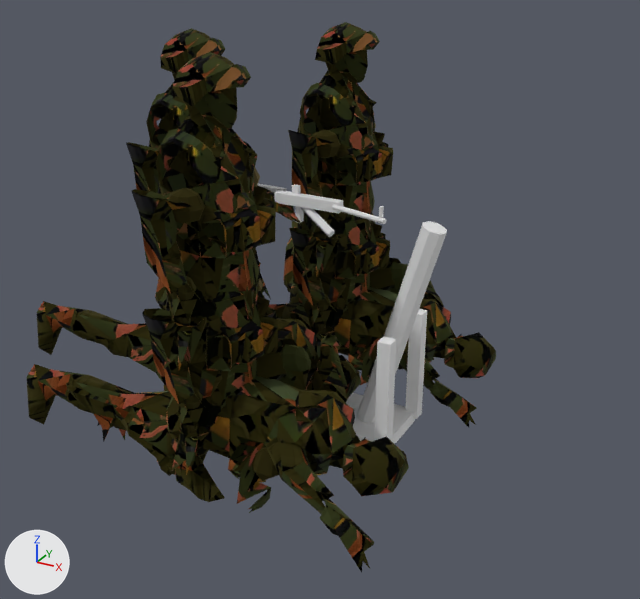
Before and after pictures for a commit that changed the glTF model art/meshes/mortar_team.glb.
One viewpoint serves both versions: a camera (50 mm lens) standing at (1.79, -3.25, 2.23) and looking at (-0.02, 0.05, 0.58). The lights are fixed; the arrows at lower left show +X, +Y and +Z. The older version comes first. Vertices at exactly the same position are counted once.

Names of what the first picture shows: 'boot', 'face', 'metal', 'uniform', 'weapon'.
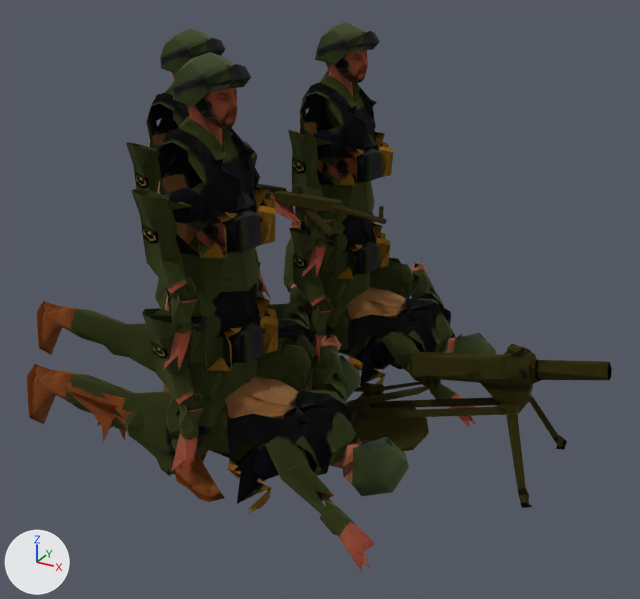
Diff of the bpy script that builds the scene:
```diff
--- a/art/meshes/mortar_team.glb.py
+++ b/art/meshes/mortar_team.glb.py
@@ me_boot @@
 me_boot.from_pydata(...)  # 394 vertices, 655 faces; spans x -0.83..0.28, y -0.84..0.8, z 0.0..0.34
 # used by ob_boot; location = (0.0, 0.0, 0.0)
+# me_boot part 1: texture (UV) coordinates of 655 of 655 faces, centred in x -0.8..0.27, y -0.82..0.78, z 0.0..0.34, changed; they spanned u 0.01..0.99, v 0.07..1.0 and now span u 0.0..0.49, v 0.07..1.0
 me_boot.materials.append(mat_bakedmaterial)
@@ me_face @@
 me_face.from_pydata(...)  # 105 vertices, 105 faces; spans x -0.599..0.02, y -0.664..0.628, z 1.038..1.725
 # used by ob_face; location = (0.0, 0.0, 0.0)
+# me_face part 2: texture (UV) coordinates of 105 of 105 faces, centred in x -0.58..0.005, y -0.64..0.58, z 1.087..1.674, changed; they spanned u 0.0..0.97, v 0.0..0.99 and now span u 0.0..0.48, v 0.0..0.99
 me_face.materials.append(mat_bakedmaterial)
@@ me_uniform @@
 me_uniform.from_pydata(...)  # 5956 vertices, 10114 faces; spans x -1.55..0.76, y -1.03..1.31, z -0.03..1.76
 # used by ob_uniform; location = (0.0, 0.0, 0.0)
+# me_uniform part 3: texture (UV) coordinates of 10114 of 10114 faces, centred in x -1.54..0.72, y -0.99..1.24, z -0.02..1.74, changed; they spanned u 0.0..1.0, v 0.0..1.0 and now span u 0.0..0.5, v 0.0..1.0
 me_uniform.materials.append(mat_bakedmaterial)
@@ me_weapon @@
 # used by ob_weapon; location = (0.0, 0.0, 0.0)
-me_weapon.from_pydata(...)  # 84 vertices, 136 faces; spans x -0.62..0.594, y -0.055..0.292, z 0.045..1.067
+me_weapon.from_pydata(...)  # 363 vertices, 697 faces; spans x -0.62..1.311, y -0.282..0.292, z 0.0..1.067
+# me_weapon part 4: a new loose piece of 295 vertices spanning x -0.093..1.311, y -0.282..0.291, z 0.0..0.608, in mat_bakedmaterial (picture img_base_color)
+# me_weapon part 5
+# 16 vertices are removed from x 0.207..0.594, y -0.055..0.055, z 0.045..1.056
+# 28 faces are deleted
+# me_weapon part 6: 108 faces spanning x -0.62..0.286, y 0.059..0.292, z 0.857..1.067 switch from no material to mat_bakedmaterial (picture img_base_color)
@@ ob_metal @@
-ob_metal = bpy.data.objects.new('metal', me_metal)
-ob_metal.location = (0.0, 0.0, 0.0)
```

Changed parts and their boxes (x1, y1, x2, y2) in the pictures (640 x 599 px):
'weapon', reshaped (86% wider, 35% taller)
    before: (257, 184, 447, 423)
    after: (257, 184, 612, 508)
'metal', deleted
    before: (346, 309, 427, 444)
part 1 of me_boot, surface changed
    before: (66, 357, 434, 502)
    after: (66, 357, 320, 502)
part 2 of me_face, surface changed
    both: (192, 33, 379, 240)
part 3 of me_uniform, surface changed
    both: (27, 22, 496, 573)
part 4 of me_weapon, added
    after: (346, 344, 612, 508)
part 5 of me_weapon, deleted
    before: (357, 221, 447, 423)
part 6 of me_weapon, recoloured (white to black)
    both: (257, 184, 386, 237)
